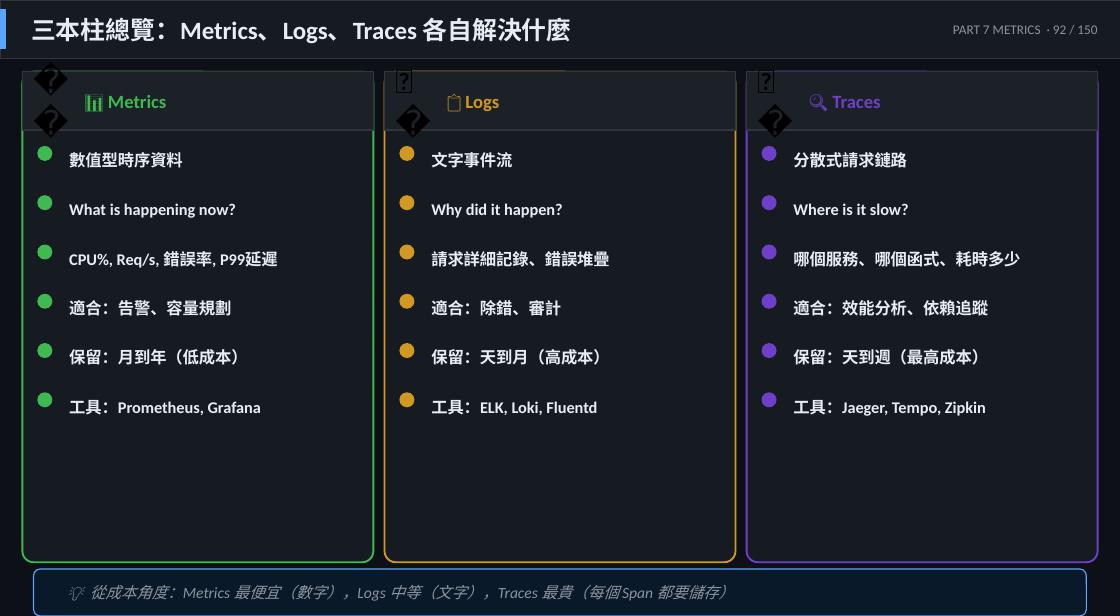
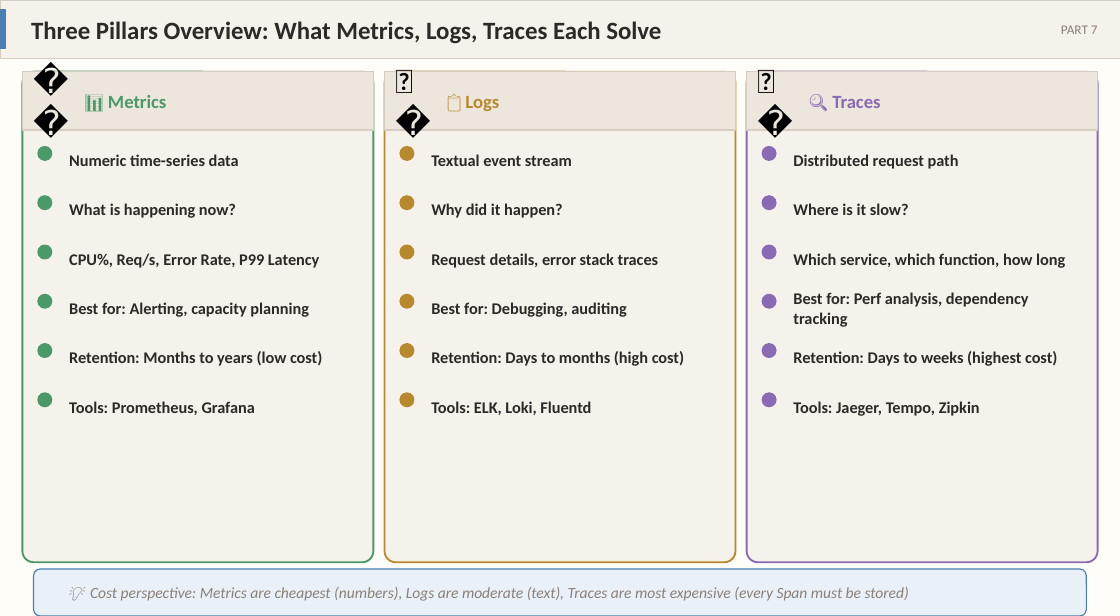
Before and after one commit to hwchiu/moslides, a slide deck: slide 52 of output/cloud_native_slides_final.pptx. Drawn at 1120x616 pixels with LibreOffice and Linux fonts; fonts in the diff are those of the drawing. Boxes give left, top, right and bottom in pixels: in the first picture for what was removed or moved away, otherwise in the second. Text is boxed around its words. In the diff, an @@ line names an element or a change of style, - is before the commit and + after.

```diff
--- a/output/cloud_native_slides_final.pptx
+++ b/output/cloud_native_slides_final.pptx
@@ background #0D1117 to #FFFDF8 @@
@@ rectangle at bbox=[0, 0, 1120, 58]: fill #161B22 to #F5F1EB; outline #30363D 0.5 pt to #D6CCBF 0.5 pt @@
@@ rectangle at bbox=[0, 10, 6, 48]: fill #58A6FF to #4A7FB5; outline #58A6FF 1 pt to #4A7FB5 1 pt @@
@@ text at bbox=[31, 21, 661, 43]: text changed; text colour #E6EDF3 to #2D2926 @@
-三本柱總覽：Metrics、Logs、Traces 各自解決什麼
+Three Pillars Overview: What Metrics, Logs, Traces Each Solve
@@ text at bbox=[1061, 25, 1098, 34]: text changed; text colour #8B949E to #8A8078 @@
-PART 7 METRICS · 92 / 150
+PART 7
@@ rounded rectangle at bbox=[22, 72, 373, 562]: fill #161B22 to #F5F1EB; outline #3FB950 1.2 pt to #4A9968 1.2 pt @@
@@ text "📊 Metrics" at bbox=[108, 95, 166, 108]: text colour #3FB950 to #4A9968 @@
@@ rounded rectangle at bbox=[384, 72, 735, 562]: fill #161B22 to #F5F1EB; outline #D29922 1.2 pt to #B8892C 1.2 pt @@
@@ text "📋 Logs" at bbox=[465, 96, 499, 111]: text colour #D29922 to #B8892C @@
@@ fill #1C2128 to #ECE6DD; outline #30363D 1 pt to #D6CCBF 1 pt in 3 elements at bbox=[22, 72, 373, 130], bbox=[384, 72, 735, 130], bbox=[747, 72, 1098, 130] @@
@@ rounded rectangle at bbox=[747, 72, 1098, 562]: fill #161B22 to #F5F1EB; outline #6E40C9 1.2 pt to #8B6AB5 1.2 pt @@
@@ text "🔍 Traces" at bbox=[832, 96, 880, 108]: text colour #6E40C9 to #8B6AB5 @@
@@ text at bbox=[69, 154, 239, 166]: text changed; text colour #E6EDF3 to #2D2926 @@
-數值型時序資料
+Numeric time-series data
@@ text at bbox=[431, 154, 572, 166]: text changed; text colour #E6EDF3 to #2D2926 @@
-文字事件流
+Textual event stream
@@ text at bbox=[793, 154, 959, 169]: text changed; text colour #E6EDF3 to #2D2926 @@
-分散式請求鏈路
+Distributed request path
@@ text colour #E6EDF3 to #2D2926 in 3 elements at bbox=[69, 203, 236, 218], bbox=[431, 203, 563, 218], bbox=[793, 203, 909, 215] @@
@@ text at bbox=[69, 253, 320, 268]: text changed; text colour #E6EDF3 to #2D2926 @@
-CPU%, Req/s, 錯誤率, P99延遲
+CPU%, Req/s, Error Rate, P99 Latency
@@ text at bbox=[431, 253, 658, 268]: text changed; text colour #E6EDF3 to #2D2926 @@
-請求詳細記錄、錯誤堆疊
+Request details, error stack traces
@@ text at bbox=[793, 253, 1065, 268]: text changed; text colour #E6EDF3 to #2D2926 @@
-哪個服務、哪個函式、耗時多少
+Which service, which function, how long
@@ text at bbox=[793, 292, 1029, 327]: text changed; text colour #E6EDF3 to #2D2926 @@
-適合：效能分析、依賴追蹤
+Best for: Perf analysis, dependency tracking
@@ text at bbox=[69, 302, 309, 317]: text changed; text colour #E6EDF3 to #2D2926 @@
-適合：告警、容量規劃
+Best for: Alerting, capacity planning
@@ text at bbox=[431, 302, 626, 317]: text changed; text colour #E6EDF3 to #2D2926 @@
-適合：除錯、審計
+Best for: Debugging, auditing
@@ text at bbox=[69, 351, 322, 366]: text changed; text colour #E6EDF3 to #2D2926 @@
-保留：月到年（低成本）
+Retention: Months to years (low cost)
@@ text at bbox=[431, 351, 684, 366]: text changed; text colour #E6EDF3 to #2D2926 @@
-保留：天到月（高成本）
+Retention: Days to months (high cost)
@@ text at bbox=[793, 351, 1057, 366]: text changed; text colour #E6EDF3 to #2D2926 @@
-保留：天到週（最高成本）
+Retention: Days to weeks (highest cost)
@@ fill #3FB950 to #4A9968; outline #3FB950 1 pt to #4A9968 1 pt in 6 elements at bbox=[38, 147, 52, 160], bbox=[38, 196, 52, 209], bbox=[38, 245, 52, 259], bbox=[38, 295, 52, 308], bbox=[38, 344, 52, 357], bbox=[38, 393, 52, 407] @@
@@ text at bbox=[69, 401, 255, 415]: text changed; text colour #E6EDF3 to #2D2926 @@
-工具：Prometheus, Grafana
+Tools: Prometheus, Grafana
@@ fill #D29922 to #B8892C; outline #D29922 1 pt to #B8892C 1 pt in 6 elements at bbox=[400, 147, 413, 160], bbox=[400, 196, 413, 209], bbox=[400, 245, 413, 259], bbox=[400, 295, 413, 308], bbox=[400, 344, 413, 357], bbox=[400, 393, 413, 407] @@
@@ text at bbox=[431, 401, 591, 415]: text changed; text colour #E6EDF3 to #2D2926 @@
-工具：ELK, Loki, Fluentd
+Tools: ELK, Loki, Fluentd
@@ fill #6E40C9 to #8B6AB5; outline #6E40C9 1 pt to #8B6AB5 1 pt in 6 elements at bbox=[763, 147, 776, 160], bbox=[763, 196, 776, 209], bbox=[763, 245, 776, 259], bbox=[763, 295, 776, 308], bbox=[763, 344, 776, 357], bbox=[763, 393, 776, 407] @@
@@ text at bbox=[793, 401, 980, 416]: text changed; text colour #E6EDF3 to #2D2926 @@
-工具：Jaeger, Tempo, Zipkin
+Tools: Jaeger, Tempo, Zipkin
@@ rounded rectangle at bbox=[34, 569, 1086, 616]: fill #0A1929 to #EAF0F7; outline #58A6FF 0.75 pt to #4A7FB5 0.75 pt @@
@@ text at bbox=[90, 587, 909, 601]: text changed; text colour #8B949E to #8A8078 @@
-💡 從成本角度：Metrics 最便宜（數字），Logs 中等（文字），Traces 最貴（每個 Span 都要儲存）
+💡 Cost perspective: Metrics are cheapest (numbers), Logs are moderate (text), Traces are most expensive (every Span must be stored)
```
Also in this commit, not shown: 94 other slides changed, 15 slides added, 15 slides removed, 25 other files.
